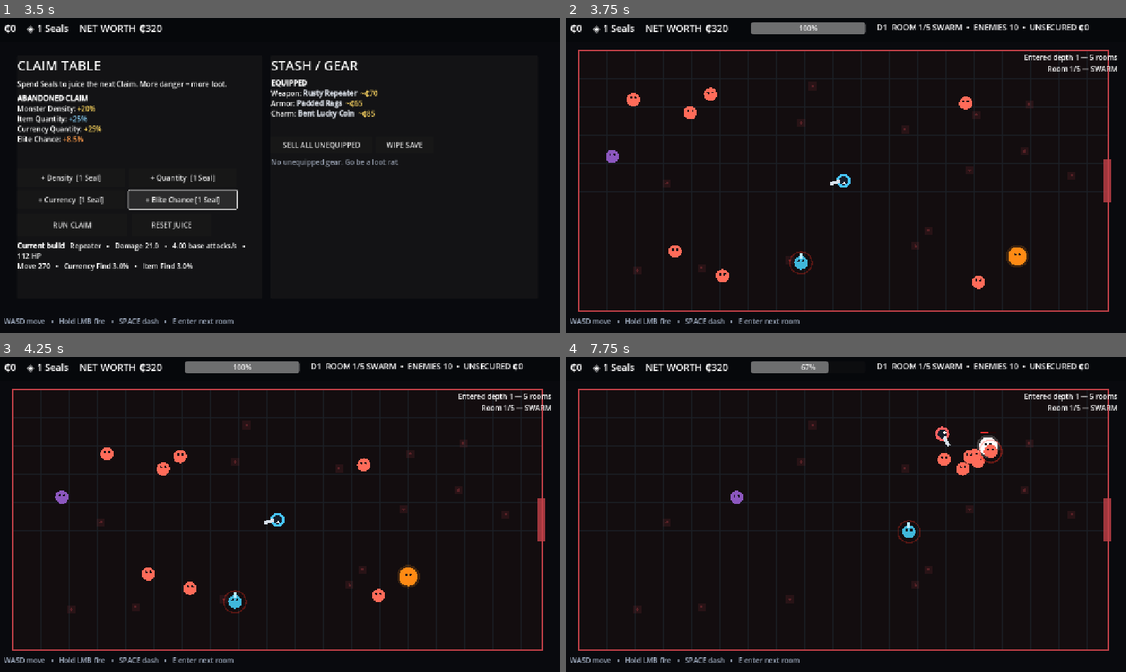
Above: before the commit, frames 1-4 (two rows, left to right).
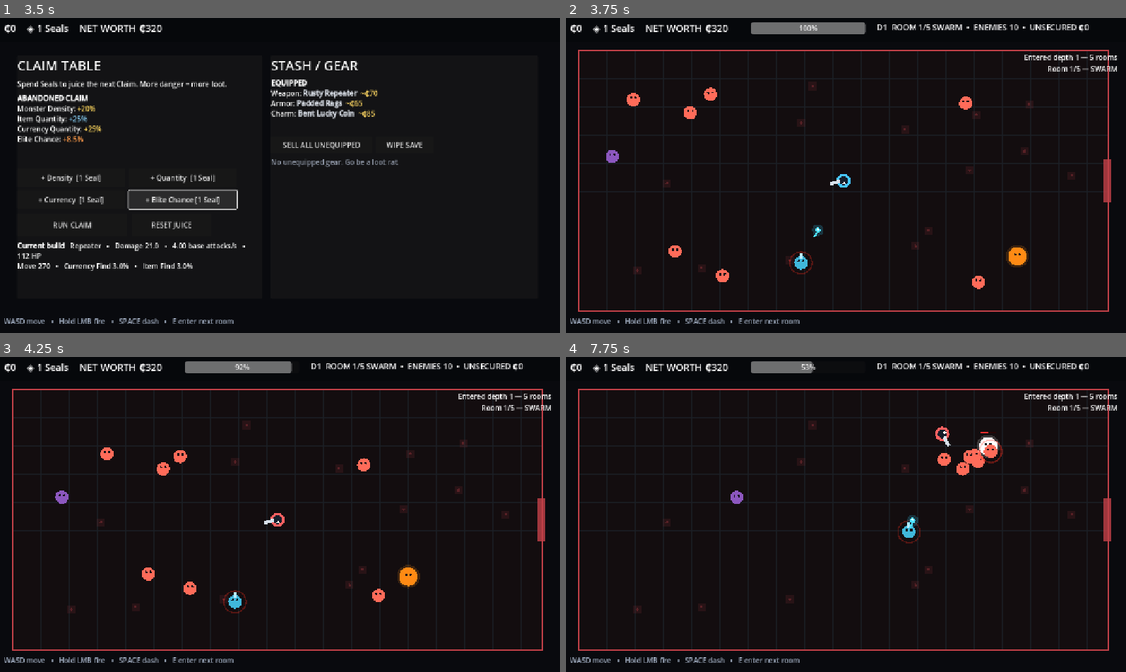
Above: after the commit, the same moments.

Repository: wiings3/LootRat
Game: Godot game, scene res://Main.tscn
The game is run twice, just before and just after one commit, with the same random seed, the same clock (stepped at 60 frames per second) and the same inputs.
Inputs (mouse positions are in pixels of both pictures, inside the frame that each line leads up to):
- Up to frame 1 (3.5 s): click "+ Density [1 Seal]" at 0.5 s; click "+ Quantity [1 Seal]" at 1.25 s; click "+ Currency [1 Seal]" at 2 s; click "+ Elite Chance [1 Seal]" at 2.75 s
- Up to frame 2 (3.75 s): click "RUN CLAIM" at 3.5 s
- Up to frame 3 (4.25 s): no input
- Up to frame 4 (7.75 s): move the mouse to (969, 498) at 4.27 s; press the mouse at (969, 498) at 4.28 s; hold D (move_right) 4.28-5.03 s; move the mouse to (728, 530) at 5.02 s; release the mouse at (728, 530) at 5.03 s; hold S (move_down) 5.03-5.78 s; tap Space (dash) at 5.1, 7.35 s; move the mouse to (902, 442) at 5.77 s; hold D (move_right) 5.78-6.53 s; tap E (interact) at 5.85 s; move the mouse to (818, 577) at 6.52 s; hold W (move_up) 6.53-7.28 s; click (818, 577) at 6.6 s; move the mouse to (1014, 561) at 7.27 s; hold A (move_left) from 7.28 s (still down)

Frame 1 is identical in both runs. In frame 2, less than 0.1% of the frame differs, in the area x 43-46%, y 65-70%; in frame 3, 0.1%; in frame 4, 0.2%, in the area x 41-63%, y 1-55%.

Commit message:
Route enemy shots through the projectile layer

Diff:
--- a/scripts/main.gd
+++ b/scripts/main.gd
@@ -424,6 +424,7 @@
 		if current_room_type == "BOSS" and i == 0:
 			enemy.make_boss(depth)
 		enemy.target = player
+		enemy.projectile_parent = projectile_layer
 		enemy.global_position = _random_spawn_position()
 		enemy.killed.connect(_on_enemy_killed)
 		actor_layer.add_child(enemy)
